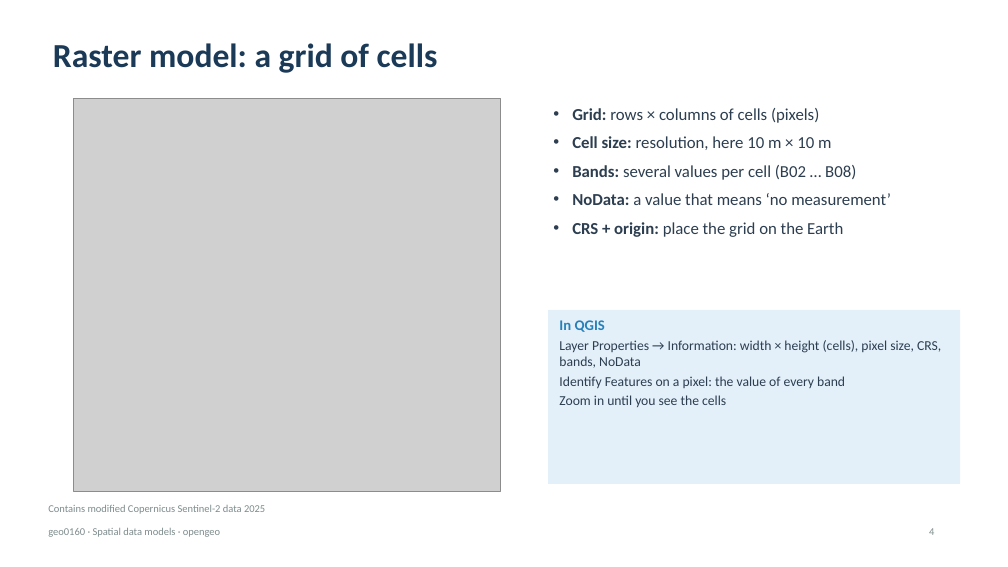
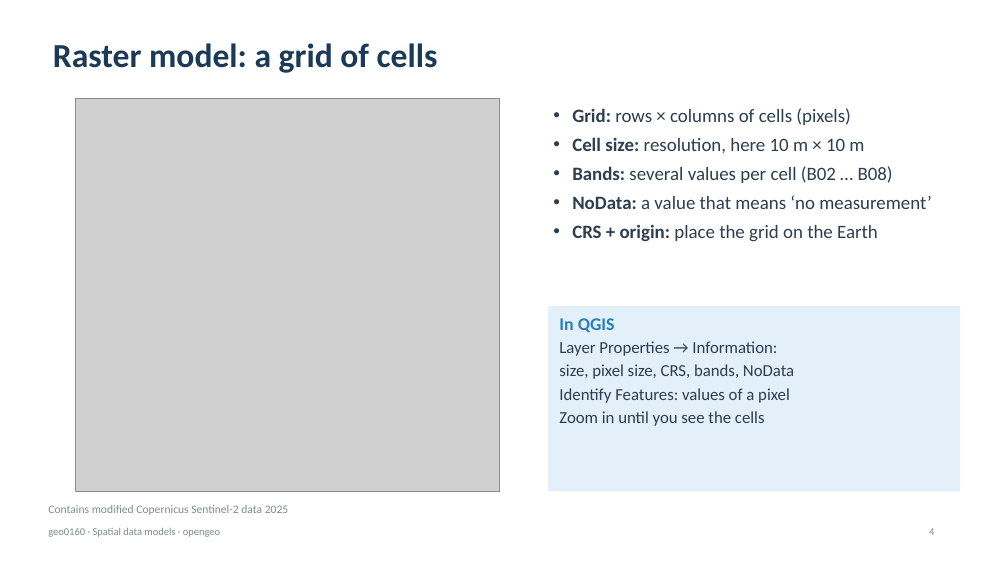
Before and after one commit to EOLab-HSRW/ee8136-ws2026, a slide deck: slide 4 of s02_2026-10-13/geo0160_Data_Models_Formats.pptx. Drawn at 1008x567 pixels with LibreOffice and Linux fonts; fonts in the diff are those of the drawing; grey boxes stand for pictures; background and template pictures are left out. Boxes give left, top, right and bottom in pixels: in the first picture for what was removed or moved away, otherwise in the second. Text is boxed around its words. In the diff, an @@ line names an element or a change of style, - is before the commit and + after.

```diff
--- a/s02_2026-10-13/geo0160_Data_Models_Formats.pptx
+++ b/s02_2026-10-13/geo0160_Data_Models_Formats.pptx
@@ text "Grid: rows × columns of ..." at (572,108,931,242): size 16 to 18 pt; less space between paragraphs @@
@@ rectangle "In QGIS": place and size @@
-rectangle "In QGIS" at (548,310,960,484)
+rectangle "In QGIS" at (548,306,960,492)
@@ text in rectangle at (559,318,765,426): size 14 to 17 pt in "In QGIS"; size 13 to 16 pt in "Zoom in until you see the cells" @@
@@ text in rectangle at (559,341,794,403): text changed; size 13 to 16 pt @@
-Layer Properties → Information: width × height (cells), pixel size, CRS, bands, NoData
-Identify Features on a pixel: the value of every band
+Layer Properties → Information:
+size, pixel size, CRS, bands, NoData
+Identify Features: values of a pixel
@@ text "Contains modified Copernicus Sentinel-2 data ..." at (48,505,288,515): size 10 to 11 pt @@
```
Also in this commit, not shown: 12 other slides changed.
